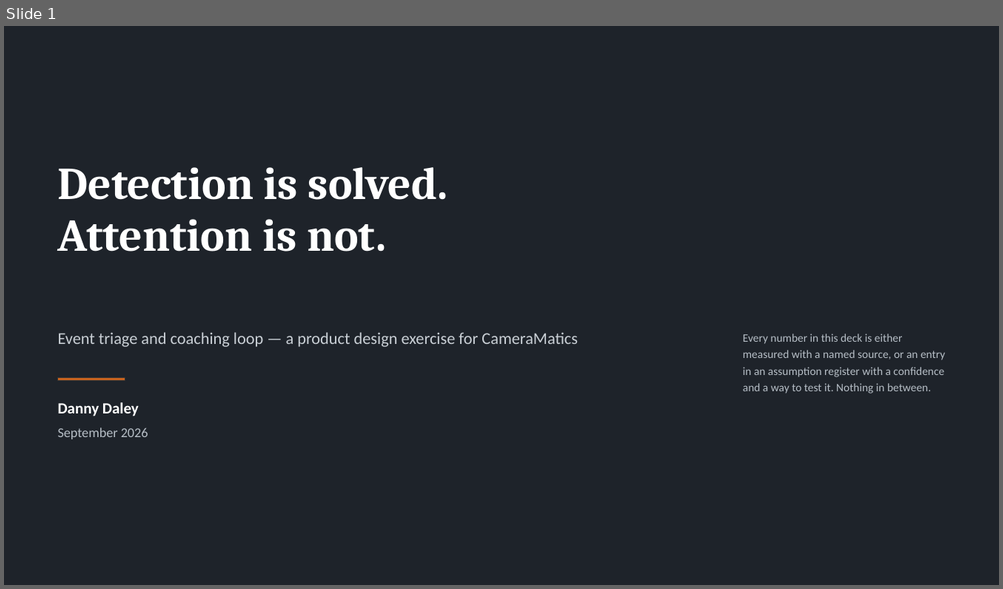
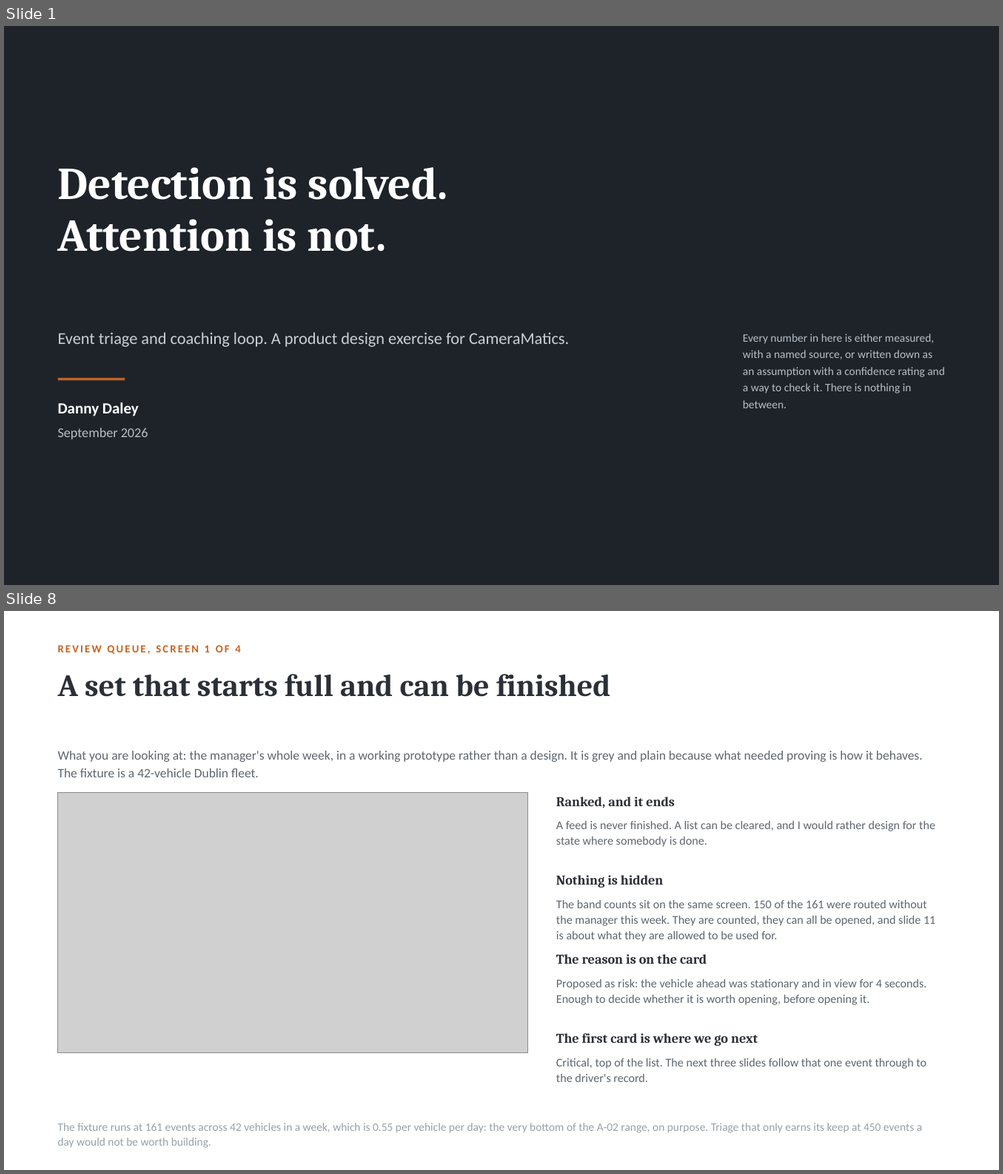
Before and after one commit to dannydaley76/cameramatics-product-brain, a slide deck: Claude outputs/cameramatics-danny-daley.pptx. Shown one above the other, each under a label of ours: slide 1 before the commit, slides 1 and 8 after it; the slides between them are not shown. The pictures are 1003x589 and 1003x1174 pixels, drawn with LibreOffice and Linux fonts; fonts in the diff are those of the drawing; grey boxes stand for pictures. Boxes give left, top, right and bottom in pixels: in the first picture for what was removed or moved away, otherwise in the second. Text is boxed around its words. In the diff, an @@ line names an element or a change of style, - is before the commit and + after.

```diff
--- a/Claude outputs/cameramatics-danny-daley.pptx
+++ b/Claude outputs/cameramatics-danny-daley.pptx
@@ slide 8 added at box(4, 611, 999, 1170), background #FFFFFF @@
@@ text added at box(58, 645, 240, 654), 10.5 pt, text #C8621E, bold @@
+REVIEW QUEUE, SCREEN 1 OF 4
@@ text added at box(58, 674, 611, 697), 30 pt, text #2B3038, bold @@
+A set that starts full and can be finished
@@ text added at box(58, 751, 922, 777), 12.5 pt, text #5E666F @@
+What you are looking at: the manager's whole week, in a working prototype rather than a design. It is grey and plain because what needed proving is how it behaves. The fixture is a 42-vehicle Dublin fleet.
@@ picture added at box(58, 793, 528, 1054) @@
@@ text added at box(556, 797, 674, 809), 13 pt, text #2B3038, bold @@
+Ranked, and it ends
@@ text added at box(556, 821, 935, 847), 11.5 pt, text #5E666F @@
+A feed is never finished. A list can be cleared, and I would rather design for the state where somebody is done.
@@ text added at box(556, 875, 663, 888), 13 pt, text #2B3038, bold @@
+Nothing is hidden
@@ text added at box(556, 900, 935, 942), 11.5 pt, text #5E666F @@
+The band counts sit on the same screen. 150 of the 161 were routed without the manager this week. They are counted, they can all be opened, and slide 11 is about what they are allowed to be used for.
@@ text added at box(556, 954, 706, 964), 13 pt, text #2B3038, bold @@
+The reason is on the card
@@ text added at box(556, 980, 927, 1005), 11.5 pt, text #5E666F @@
+Proposed as risk: the vehicle ahead was stationary and in view for 4 seconds. Enough to decide whether it is worth opening, before opening it.
@@ text added at box(556, 1034, 757, 1046), 13 pt, text #2B3038, bold @@
+The first card is where we go next
@@ text added at box(556, 1059, 926, 1082), 11.5 pt, text #5E666F @@
+Critical, top of the list. The next three slides follow that one event through to the driver's record.
@@ text added at box(58, 1123, 922, 1148), 11 pt, text #98A0A8 @@
+The fixture runs at 161 events across 42 vehicles in a week, which is 0.55 per vehicle per day: the very bottom of the A-02 range, on purpose. Triage that only earns its keep at 450 events a day would not be worth building.
@@ slide 1 changed as well @@
@@ text at box(58, 332, 569, 347): text changed @@
-Event triage and coaching loop — a product design exercise for CameraMatics
+Event triage and coaching loop. A product design exercise for CameraMatics.
@@ text at box(743, 334, 945, 409): text changed @@
-Every number in this deck is either measured with a named source, or an entry in an assumption register with a confidence and a way to test it. Nothing in between.
+Every number in here is either measured, with a named source, or written down as an assumption with a confidence rating and a way to check it. There is nothing in between.
```
Also in this commit, not shown: 14 other slides changed, 4 other slides added, 6 slides removed, 1 other file.
